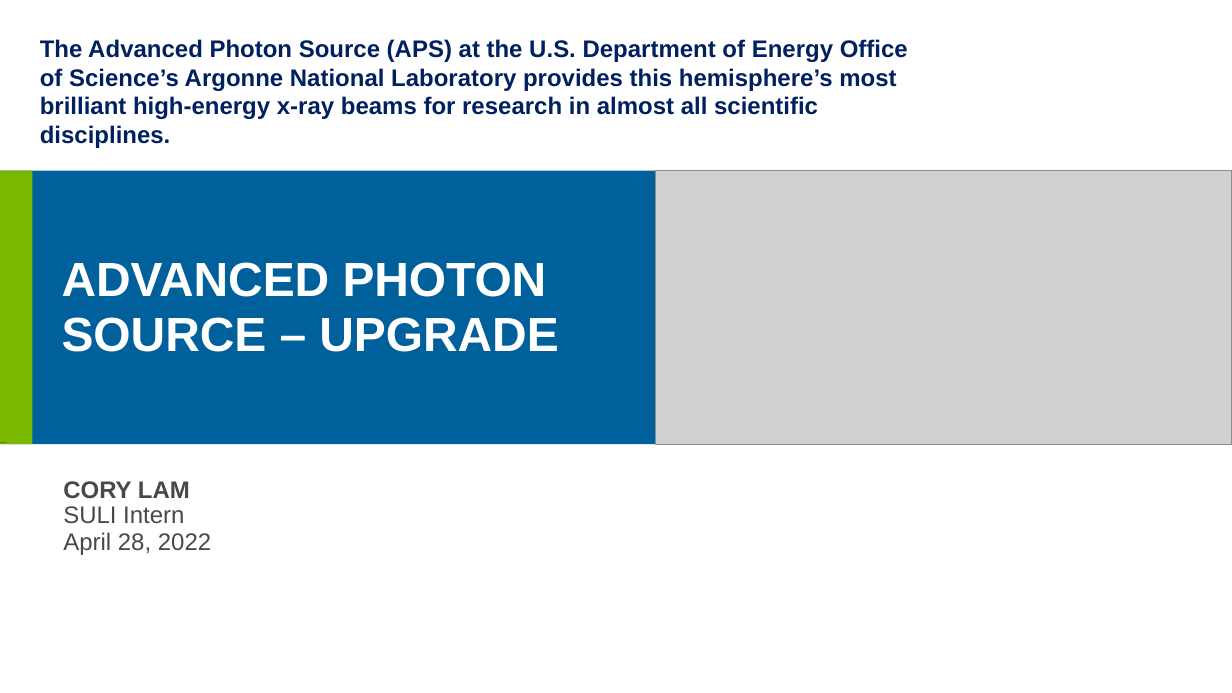
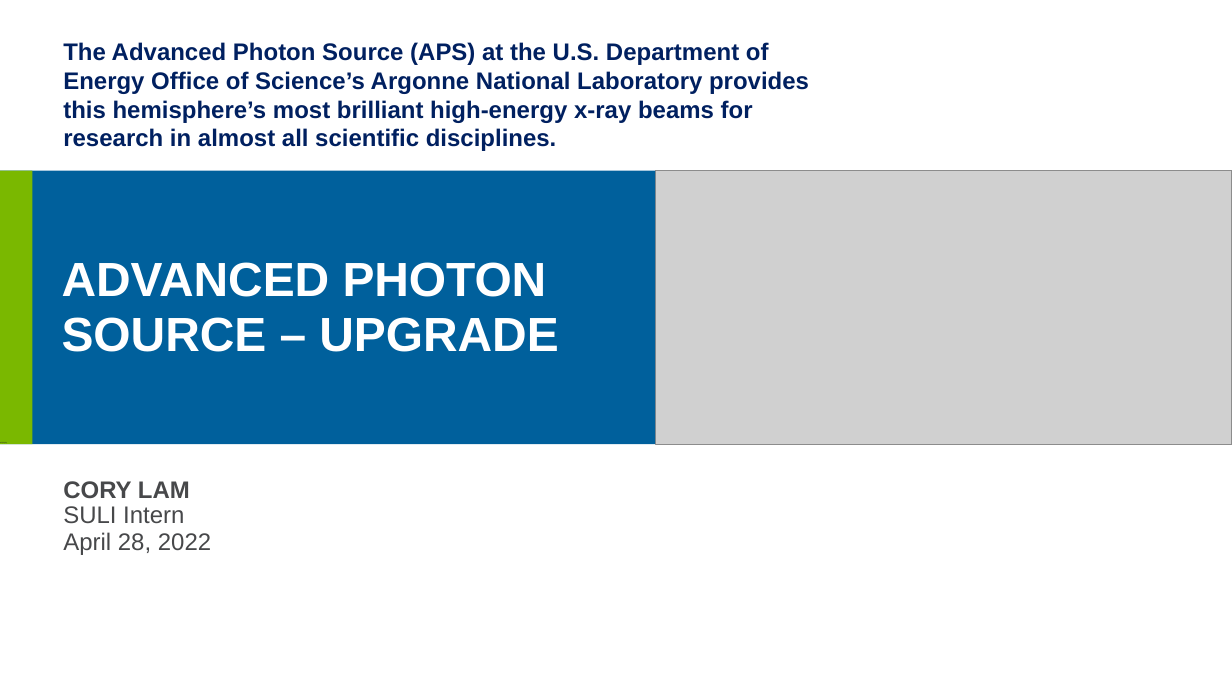
Before and after one commit to cslam7/aps-geoJson, a slide deck: slide 1 of Lam_Cory_Presentation.pptx. Drawn at 1232x693 pixels with LibreOffice and Linux fonts; fonts in the diff are those of the drawing; grey boxes stand for pictures; background and template pictures are left out. Boxes give left, top, right and bottom in pixels: in the first picture for what was removed or moved away, otherwise in the second. Text is boxed around its words. In the diff, an @@ line names an element or a change of style, - is before the commit and + after.

```diff
--- a/Lam_Cory_Presentation.pptx
+++ b/Lam_Cory_Presentation.pptx
@@ text "The Advanced Photon Source (APS) ..." rewrapped from (40, 39, 908, 148) to (63, 42, 809, 151) @@
```
Also in this commit, not shown: 2 other slides changed, 2 slides removed.
